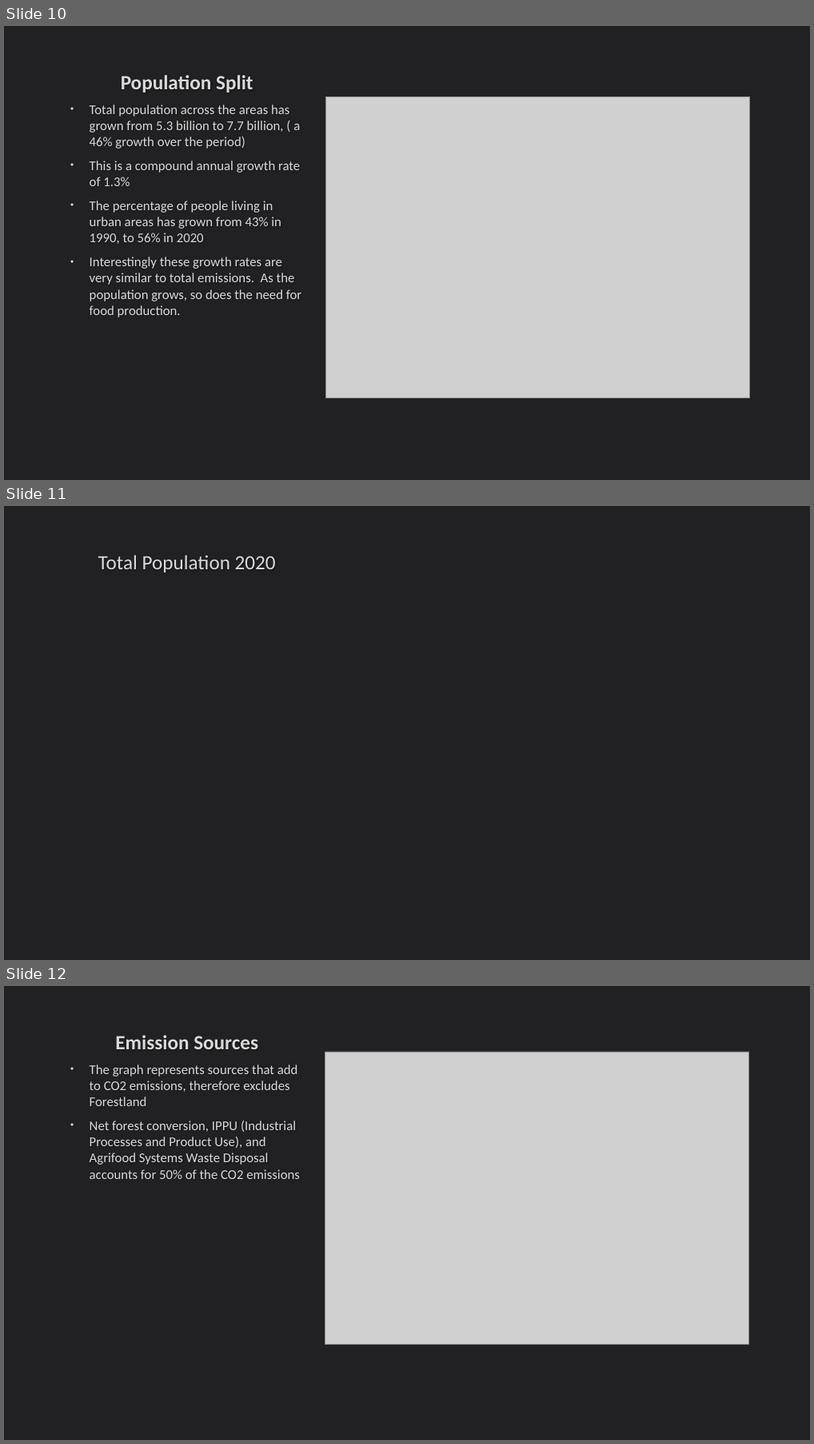
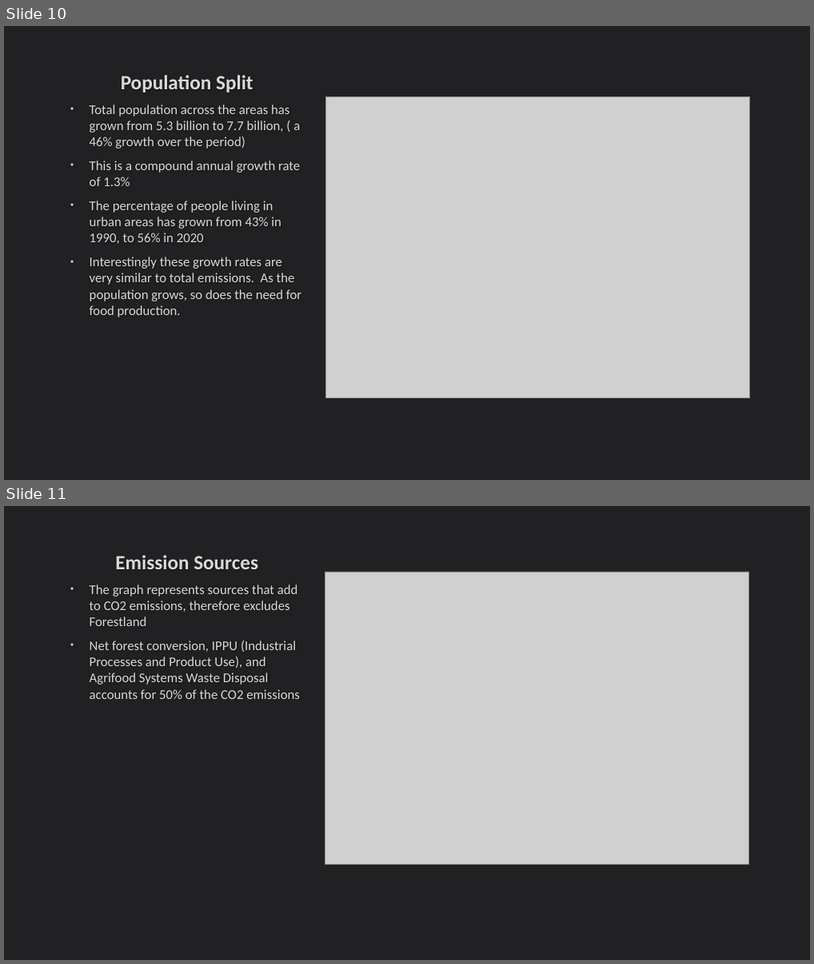
Before and after one commit to DavidFHarrison/2403PTDS_Regression_DH, a slide deck: Regression Project – PTDS 2403.pptx. Shown one above the other, each under a label of ours: slides 10, 11 and 12 before the commit, slides 10 and 11 after it. The pictures are 814x1444 and 814x964 pixels, drawn with LibreOffice and Linux fonts; fonts in the diff are those of the drawing; grey boxes stand for pictures. Boxes give left, top, right and bottom in pixels: in the first picture for what was removed or moved away, otherwise in the second. Text is boxed around its words. In the diff, an @@ line names an element or a change of style, - is before the commit and + after.

```diff
--- a/Regression Project – PTDS 2403.pptx
+++ b/Regression Project – PTDS 2403.pptx
@@ slide 11 removed at [4,506,810,960], background #212123 @@
@@ title removed at [98,555,276,572] @@
-Total Population 2020
@@ what was slide 12 is now slide 11 @@
```
Also in this commit, not shown: 7 slides changed, 12 slides added, 6 other slides removed, 2 other files.
